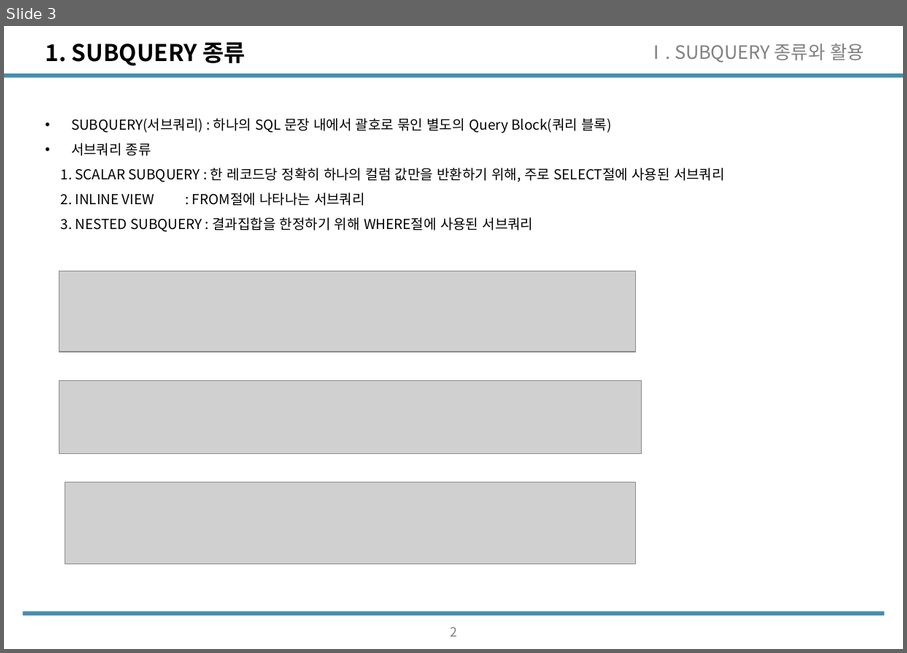
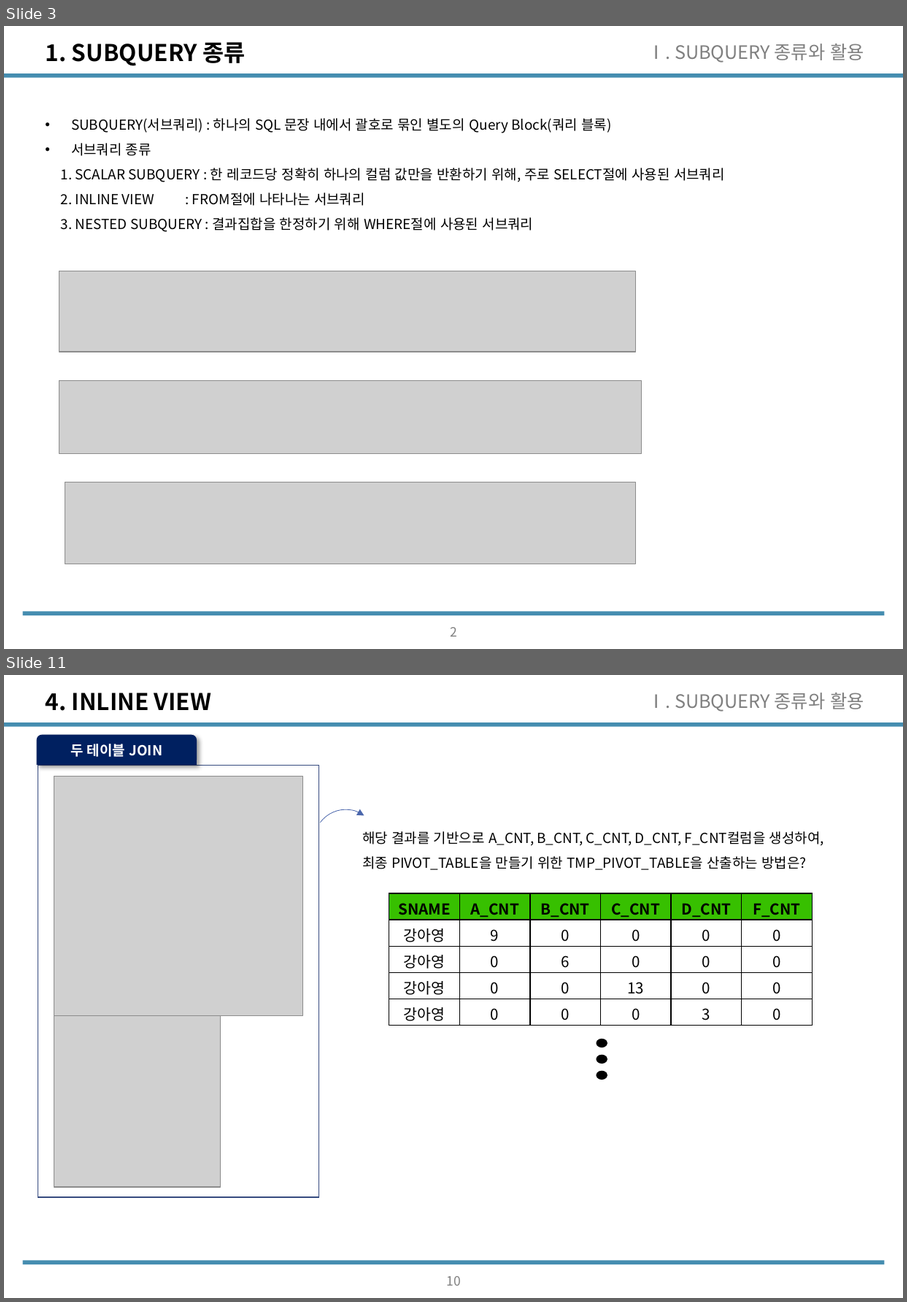
Before and after one commit to wooseok1152/SQL, a slide deck: SQL_seminar/SQL중상급활용_CH2.pptx. Shown one above the other, each under a label of ours: slide 3 before the commit, slides 3 and 11 after it; the slides between them are not shown. The pictures are 907x653 and 907x1302 pixels, drawn with LibreOffice and Linux fonts; fonts in the diff are those of the drawing; grey boxes stand for pictures. Boxes give left, top, right and bottom in pixels: in the first picture for what was removed or moved away, otherwise in the second. Text is boxed around its words. In the diff, an @@ line names an element or a change of style, - is before the commit and + after.

```diff
--- a/SQL_seminar/SQL중상급활용_CH2.pptx
+++ b/SQL_seminar/SQL중상급활용_CH2.pptx
@@ slide 11 added at (x1=4, y1=675, x2=903, y2=1298), background #FFFFFF; not listed: 2 template elements that a slide beside it also shows @@
@@ title added at (x1=46, y1=693, x2=211, y2=711), 20 pt, text #000000, bold @@
+4. INLINE VIEW
@@ text added at (x1=647, y1=693, x2=864, y2=711), 16 pt, text #808080 @@
+Ⅰ. SUBQUERY 종류와 활용
@@ arc (boxed as its full ellipse) added at (x1=302, y1=797, x2=389, y2=885), outline #4A66AC 0.5 pt @@
@@ text added at (x1=362, y1=831, x2=825, y2=870), 12 pt, text #000000 @@
+해당 결과를 기반으로 A_CNT, B_CNT, C_CNT, D_CNT, F_CNT컬럼을 생성하여,
+최종 PIVOT_TABLE을 만들기 위한 TMP_PIVOT_TABLE을 산출하는 방법은?
@@ table added at (x1=389, y1=893, x2=813, y2=1025), 5 rows, 6 columns @@
+SNAME | A_CNT | B_CNT | C_CNT | D_CNT | F_CNT
+강아영 | 9 | 0 | 0 | 0 | 0
+강아영 | 0 | 6 | 0 | 0 | 0
+강아영 | 0 | 0 | 13 | 0 | 0
+강아영 | 0 | 0 | 0 | 3 | 0
@@ group added at (x1=38, y1=735, x2=319, y2=1198): 2 pictures, 1 rectangle, 1 freeform shape @@
+두 테이블 JOIN
@@ ellipse added at (x1=597, y1=1039, x2=607, y2=1046), fill #000000, outline #000000 1 pt @@
@@ ellipse added at (x1=597, y1=1055, x2=607, y2=1063), fill #000000, outline #000000 1 pt @@
@@ ellipse added at (x1=597, y1=1071, x2=607, y2=1079), fill #000000, outline #000000 1 pt @@
@@ page number added at (x1=446, y1=1276, x2=460, y2=1285), 11.1 pt, text #808080 @@
+10
```
Also in this commit, not shown: 2 slides changed, 12 other slides added, 3 slides removed, 3 other files.
